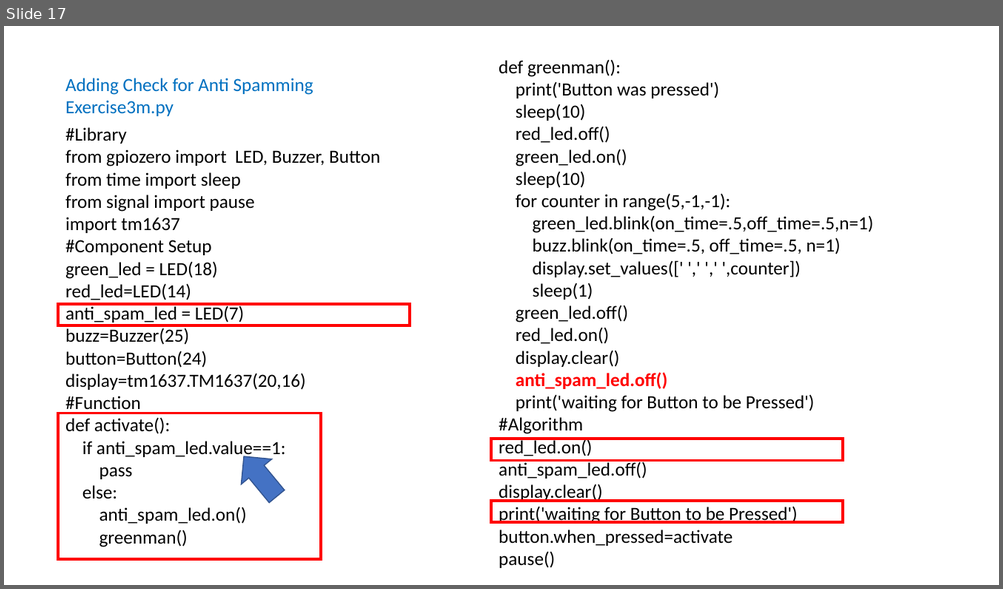
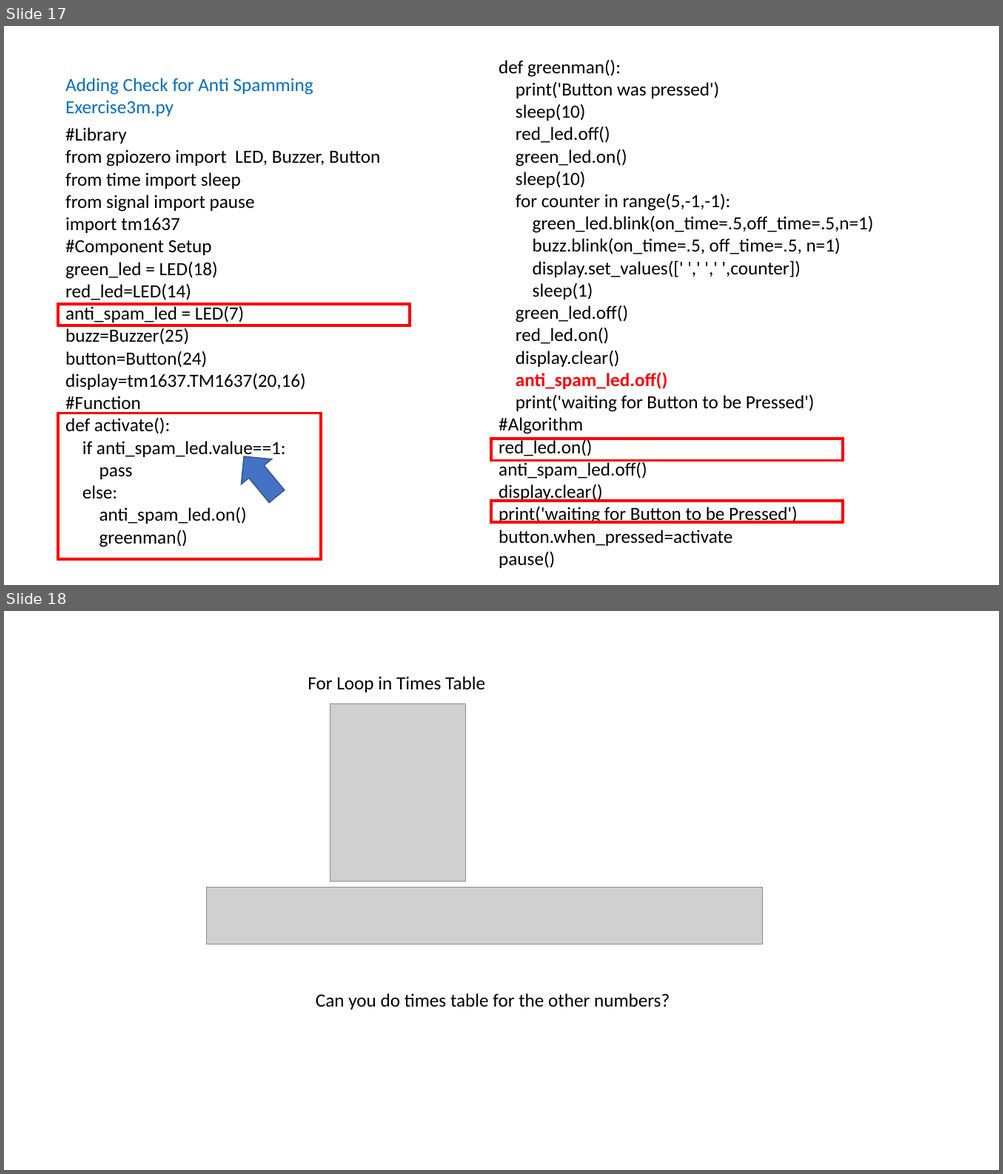
Before and after one commit to ssgoh/Intro_To_Raspberry_Pi, a slide deck: Week 3/031 - Lesson 3 (WEEK 3).pptx. Shown one above the other, each under a label of ours: slide 17 before the commit, slides 17 and 18 after it. The pictures are 1003x589 and 1003x1174 pixels, drawn with LibreOffice and Linux fonts; fonts in the diff are those of the drawing; grey boxes stand for pictures. Boxes give left, top, right and bottom in pixels: in the first picture for what was removed or moved away, otherwise in the second. Text is boxed around its words. In the diff, an @@ line names an element or a change of style, - is before the commit and + after.

```diff
--- a/Week 3/031 - Lesson 3 (WEEK 3).pptx
+++ b/Week 3/031 - Lesson 3 (WEEK 3).pptx
@@ slide 18 added at box(4, 611, 999, 1170), background #FFFFFF @@
@@ text added at box(307, 676, 485, 692), 18 pt, text #000000 @@
+For Loop in Times Table
@@ picture added at box(330, 704, 465, 882) @@
@@ picture added at box(206, 888, 762, 945) @@
@@ text added at box(316, 994, 669, 1010), 18 pt, text #000000 @@
+Can you do times table for the other numbers?
```
